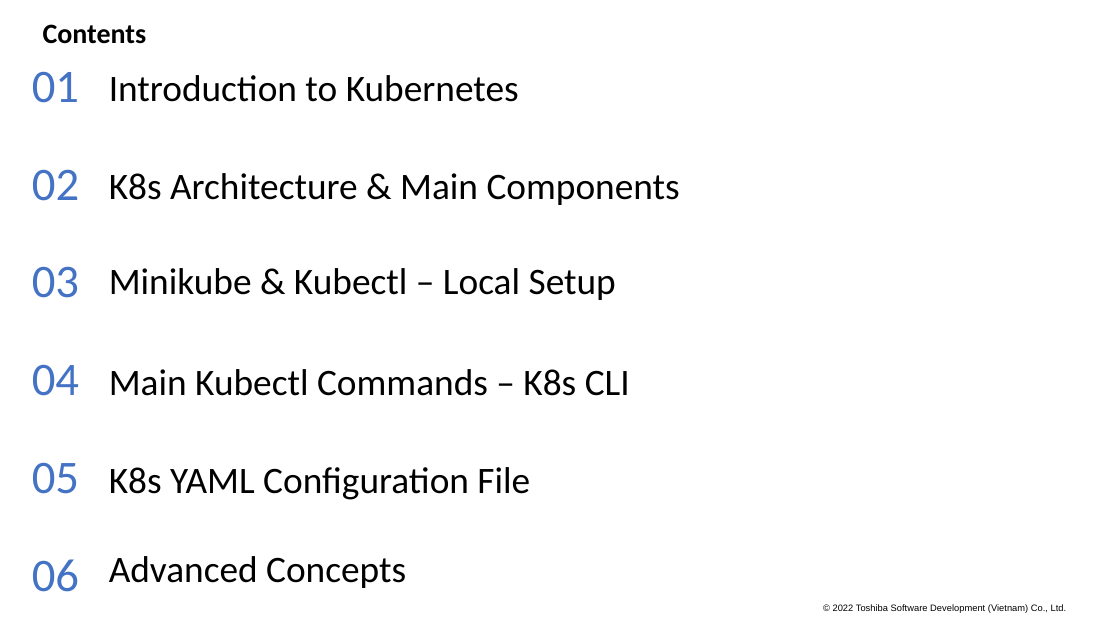
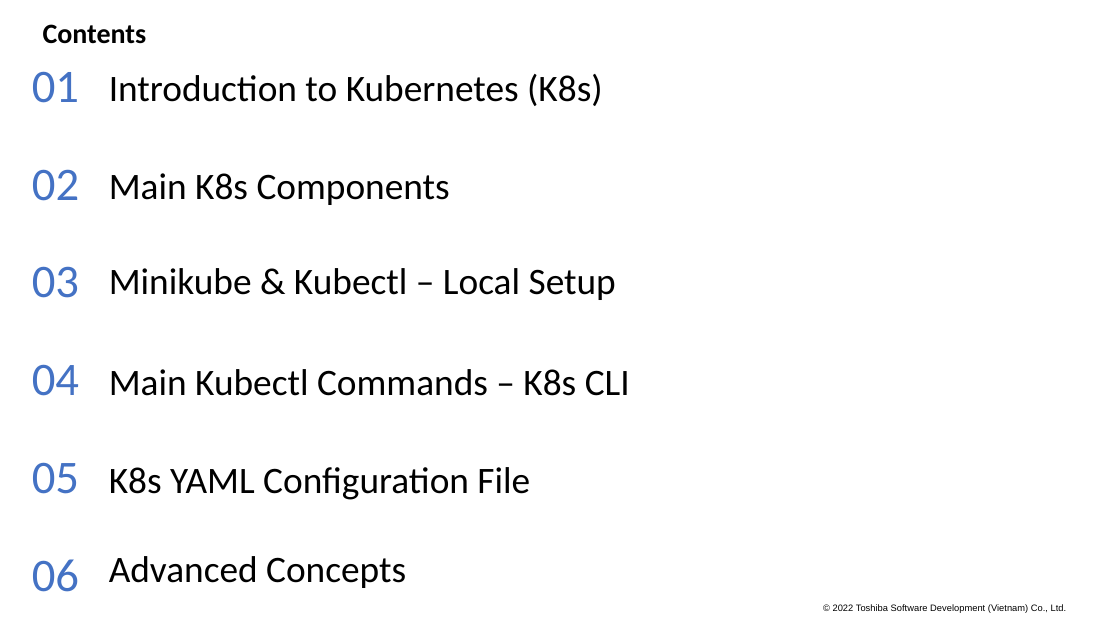
Before and after one commit to Doan-Nguyen/Programming, a slide deck: slide 29 of Docker_Kubeneste.pptx. Drawn at 1120x630 pixels with LibreOffice and Linux fonts; fonts in the diff are those of the drawing; background and template pictures are left out. Boxes give left, top, right and bottom in pixels: in the first picture for what was removed or moved away, otherwise in the second. Text is boxed around its words. In the diff, an @@ line names an element or a change of style, - is before the commit and + after.

```diff
--- a/Docker_Kubeneste.pptx
+++ b/Docker_Kubeneste.pptx
@@ text at [109,74,603,106]: text changed @@
-Introduction to Kubernetes
+Introduction to Kubernetes (K8s)
@@ text at [109,173,450,205]: text changed @@
-K8s Architecture & Main Components
+Main K8s Components
```
Also in this commit, not shown: 6 other slides changed, 1 slide added, 1 slide removed.
